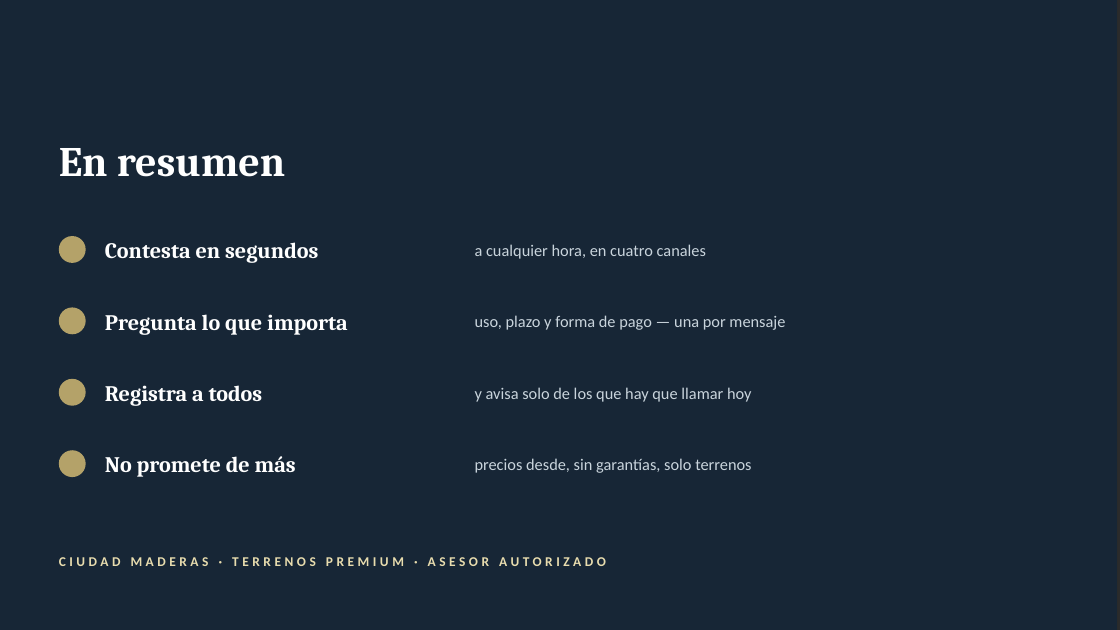
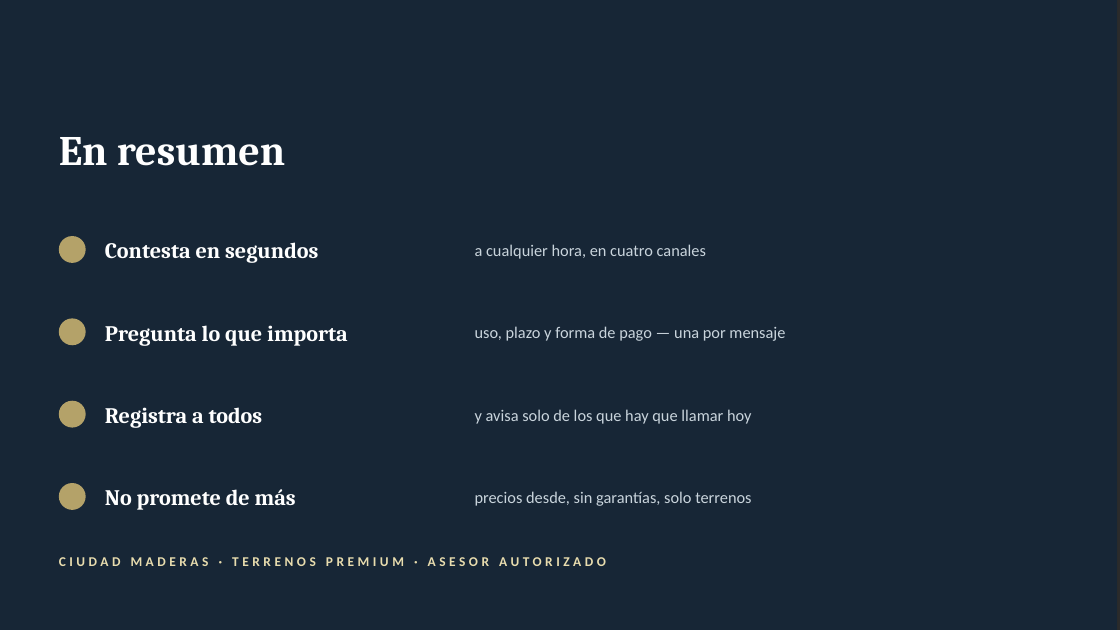
Before and after one commit to jjalwaysinnovating-star/Maderas, a slide deck: slide 17 of presentacion/sistema-ciudad-maderas.pptx. Drawn at 1120x630 pixels with LibreOffice and Linux fonts; fonts in the diff are those of the drawing; background and template pictures are left out; a plain dark background stands for a picture behind light text. Boxes give left, top, right and bottom in pixels: in the first picture for what was removed or moved away, otherwise in the second. Text is boxed around its words. In the diff, an @@ line names an element or a change of style, - is before the commit and + after.

```diff
--- a/presentacion/sistema-ciudad-maderas.pptx
+++ b/presentacion/sistema-ciudad-maderas.pptx
@@ text "En resumen": place and size @@
-text "En resumen" at (59,148,286,177)
+text "En resumen" at (59,137,286,166)
@@ 2 texts, 1 ellipse: place and size @@
-2 texts, 1 ellipse at (59,308,785,335)
+2 texts, 1 ellipse at (59,318,785,346)
@@ 2 texts, 1 ellipse: place and size @@
-2 texts, 1 ellipse at (59,379,752,406)
+2 texts, 1 ellipse at (59,401,752,428)
@@ 2 texts, 1 ellipse: place and size @@
-2 texts, 1 ellipse at (59,450,751,477)
+2 texts, 1 ellipse at (59,483,751,510)
```
Also in this commit, not shown: 14 other slides changed, 3 other files.
